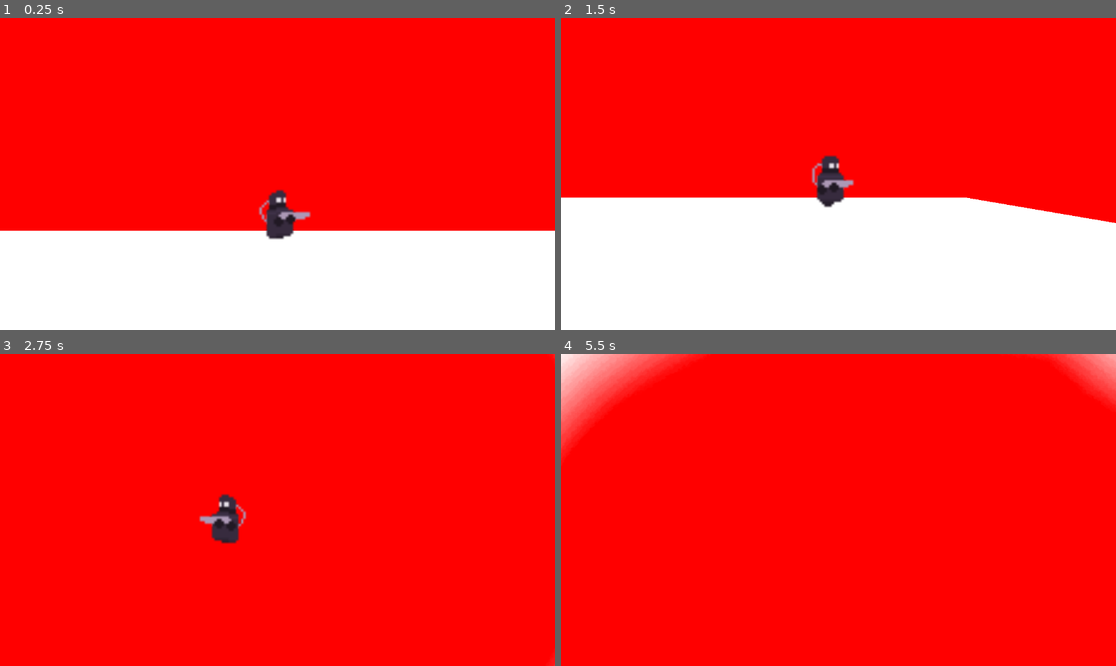
Above: before the commit, frames 1-4 (two rows, left to right).
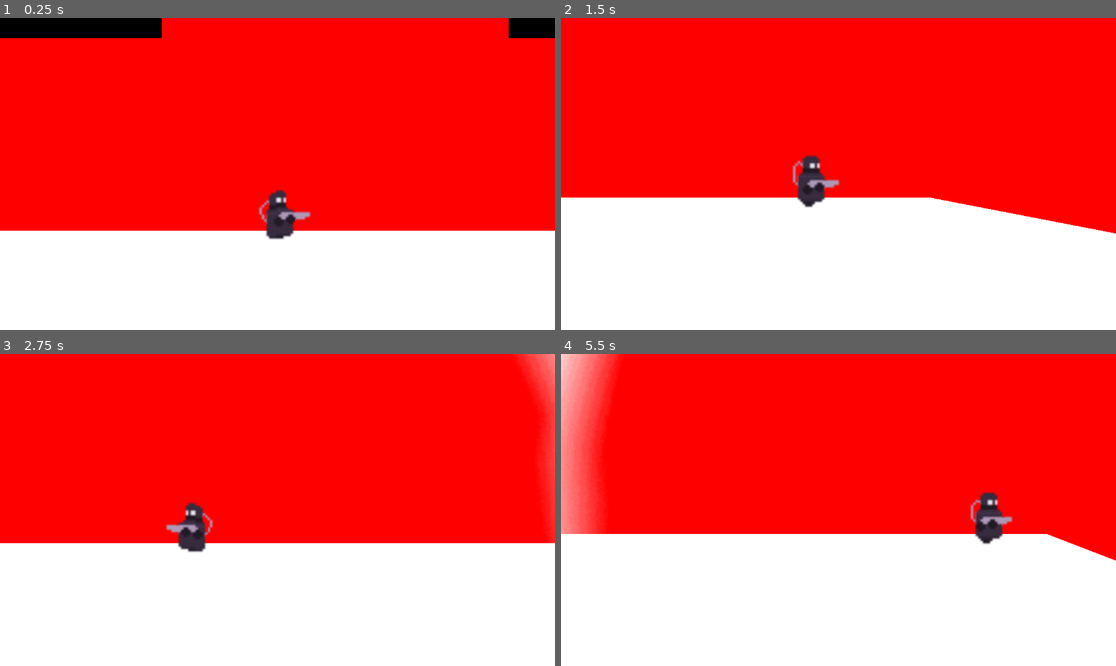
Above: after the commit, the same moments.

Repository: Crosgaard/characterLight
Game: Godot game, scene res://scenes/levels/level.tscn
Two runs of this game, one before a commit and one after it. Both use one fixed random seed, a clock stepped at 60 frames per second and the inputs below.
Inputs (mouse positions are in pixels of both pictures, inside the frame that each line leads up to):
- Up to frame 1 (0.25 s): no input
- Up to frame 2 (1.5 s): move the mouse to (960, 158) at 0.52 s; hold D (Right) from 0.53 s (still down); tap Shift (Dash) at 0.6, 1.35 s; tap Space (Jump) at 0.77 s; move the mouse to (727, 189) at 1.27 s
- Up to frame 3 (2.75 s): tap Space (Jump) at 1.52 s; move the mouse to (333, 441) at 2.02 s; release D (Right) at 2.03 s; hold A (Left) from 2.03 s (still down); tap Shift (Dash) at 2.1 s
- Up to frame 4 (5.5 s): move the mouse to (810, 572) at 2.77 s; release A (Left) at 2.78 s; hold D (Right) 2.78-4.28 s; tap Shift (Dash) every 0.75 s from 2.85 to 5.1 s; tap Space (Jump) at 3.02, 3.77, 4.52 s; move the mouse to (1005, 556) at 3.52 s; move the mouse to (672, 463) at 4.27 s; hold A (Left) 4.28-5.03 s; move the mouse to (866, 510) at 5.02 s; hold D (Right) from 5.03 s (still down)

The runs differ from the first frame. In frame 1, 2.4% of the frame differs, in the area x 0-100%, y 0-7%; in frame 2, 2.1%; in frame 3, 42%; in frame 4, 48%, in the area x 0-100%, y 0-100%.

Commit message:
Added killmap with bugs

Diff:
--- a/scenes/levels/level.tscn
+++ b/scenes/levels/level.tscn
@@ -24,6 +24,21 @@
 physics_layer_0/collision_layer = 4
 physics_layer_0/collision_mask = 11
 sources/0 = SubResource("TileSetAtlasSource_1brx3")
+
+[sub_resource type="TileSetAtlasSource" id="TileSetAtlasSource_idtnw"]
+texture = ExtResource("3_i1a47")
+texture_region_size = Vector2i(32, 32)
+0:0/0 = 0
+0:0/0/physics_layer_0/linear_velocity = Vector2(0, 0)
+0:0/0/physics_layer_0/angular_velocity = 0.0
+0:0/0/physics_layer_0/polygon_0/points = PackedVector2Array(-16, -16, 16, -16, 16, 16, -16, 16)
+
+[sub_resource type="TileSet" id="TileSet_2r2gw"]
+tile_size = Vector2i(32, 32)
+occlusion_layer_0/light_mask = 1
+physics_layer_0/collision_layer = 4
+physics_layer_0/collision_mask = 11
+sources/0 = SubResource("TileSetAtlasSource_idtnw")
 
 [node name="Level" type="Node2D"]
 script = ExtResource("1_ubcq4")
@@ -44,7 +59,7 @@
 scale = Vector2(3, 1)
 tile_set = SubResource("TileSet_3bvyf")
 format = 2
-layer_0/tile_data = PackedInt32Array(131071, 0, 0, -65534, 0, 0, 65533, 0, 0, 65532, 0, 0, 65536, 0, 0, -327684, 0, 0, -327683, 0, 0, -327682, 0, 0, -327681, 0, 0, -393216, 0, 0, -393215, 0, 0, -393214, 0, 0, -393213, 0, 0, -393212, 0, 0)
+layer_0/tile_data = PackedInt32Array(131071, 0, 0, -65534, 0, 0, 65533, 0, 0, 65532, 0, 0, 65536, 0, 0, -327684, 0, 0, -327683, 0, 0, -327682, 0, 0, -327681, 0, 0, -393216, 0, 0, -393215, 0, 0, -393214, 0, 0, -393213, 0, 0, -393212, 0, 0, -720899, 0, 0, -720898, 0, 0, -786430, 0, 0, -786429, 0, 0)
 
 [node name="LevelChangeArea" type="Area2D" parent="."]
 metadata/_edit_group_ = true
@@ -56,7 +71,10 @@
 [node name="Node2D" type="Node2D" parent="."]
 
 [node name="KillMap" type="TileMap" parent="Node2D"]
+scale = Vector2(3, 1)
+tile_set = SubResource("TileSet_2r2gw")
 format = 2
+layer_0/tile_data = PackedInt32Array(-720899, 0, 0, -720898, 0, 0, -786430, 0, 0, -786429, 0, 0)
 
 [node name="Player" parent="." instance=ExtResource("3_wxkt5")]
 position = Vector2(0, -254)
--- a/scenes/player/player.gd
+++ b/scenes/player/player.gd
@@ -35,8 +35,9 @@
 func _process(delta):
 	if Input.is_action_just_pressed("Dash") and can_dash and Time.get_ticks_msec() - last_dash > DASH_COOLDOWN:
 		dash_slow = true
-		Engine.time_scale = time_scale_speed
-	if dash_slow and Time.get_ticks_msec() - last_dash_slow > DASH_SLOW_TIME:
+		if not is_on_floor():
+			Engine.time_scale = time_scale_speed
+	if dash_slow and Time.get_ticks_msec() - last_dash_slow > DASH_SLOW_TIME and not is_on_floor():
 		Engine.time_scale *= 1.05
 		if Engine.time_scale > 1:
 			Input.action_release("Dash")
@@ -89,12 +90,21 @@
 	pick_new_state()
 
 	move_and_slide()
-	print("direction 2: " + str(direction))
+	check_enemy_collisions()
 
 func jump(value: float):
 	velocity.y = JUMP_VELOCITY * value
 
-#direction
+func check_enemy_collisions():
+	for i in range(get_slide_collision_count()):
+		var collision = get_slide_collision(i)
+		var collider = collision.get_collider()
+		if collider.name == "KillMap":
+			die()
+
+func die():
+	position = respawn_position
+#animation
 func update_animation_parameters():
 	if(direction != 0):
 		prevDir = direction
Not shown: 2 places in scenes/levels/level.tscn that only renumber resources
